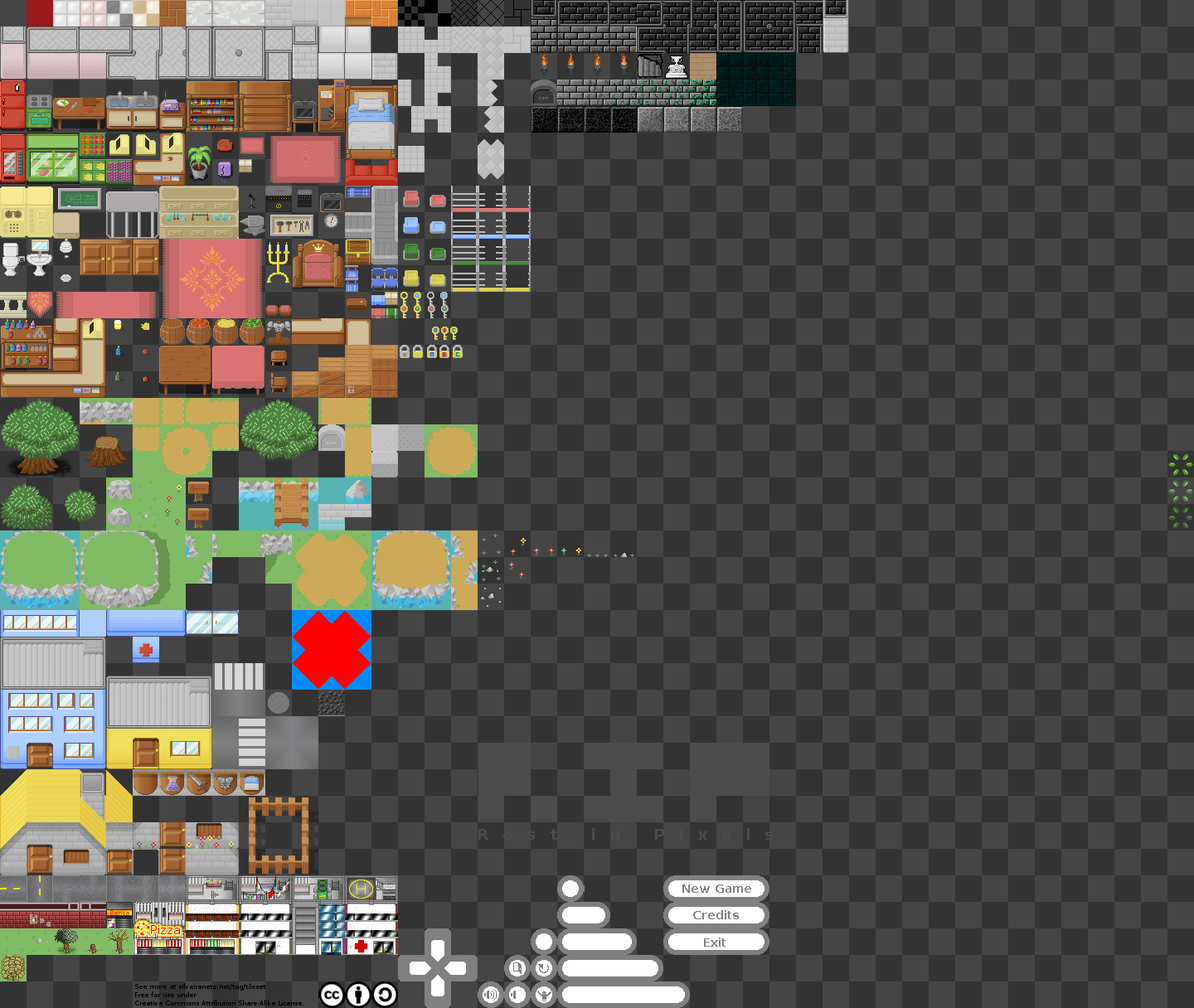
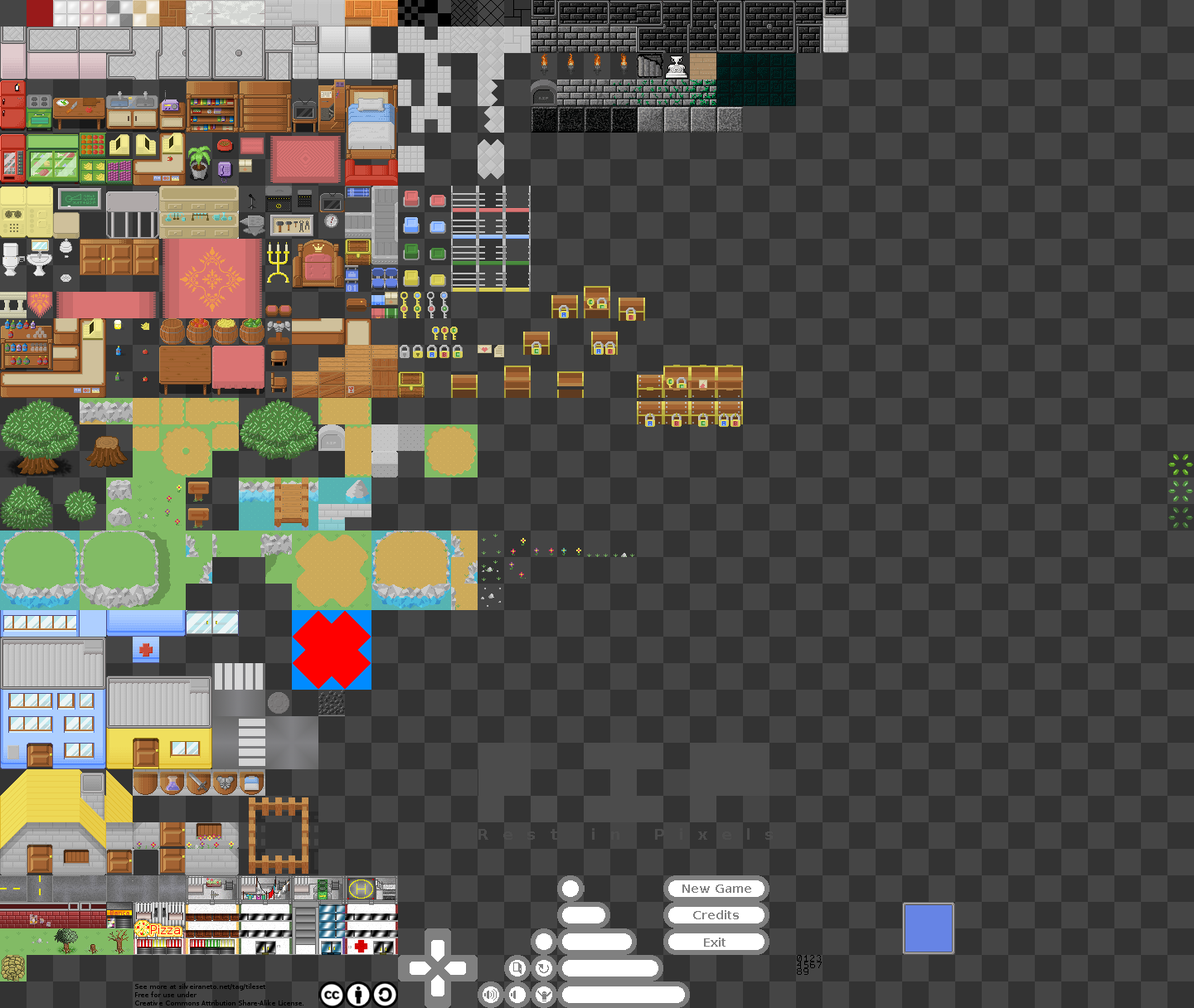
Comparing the layer stacks of the two 1194 x 1008 images. Changes:
painted on "Background" over (397, 286, 956, 956)
painted on "chess" over (796, 955, 822, 975)
